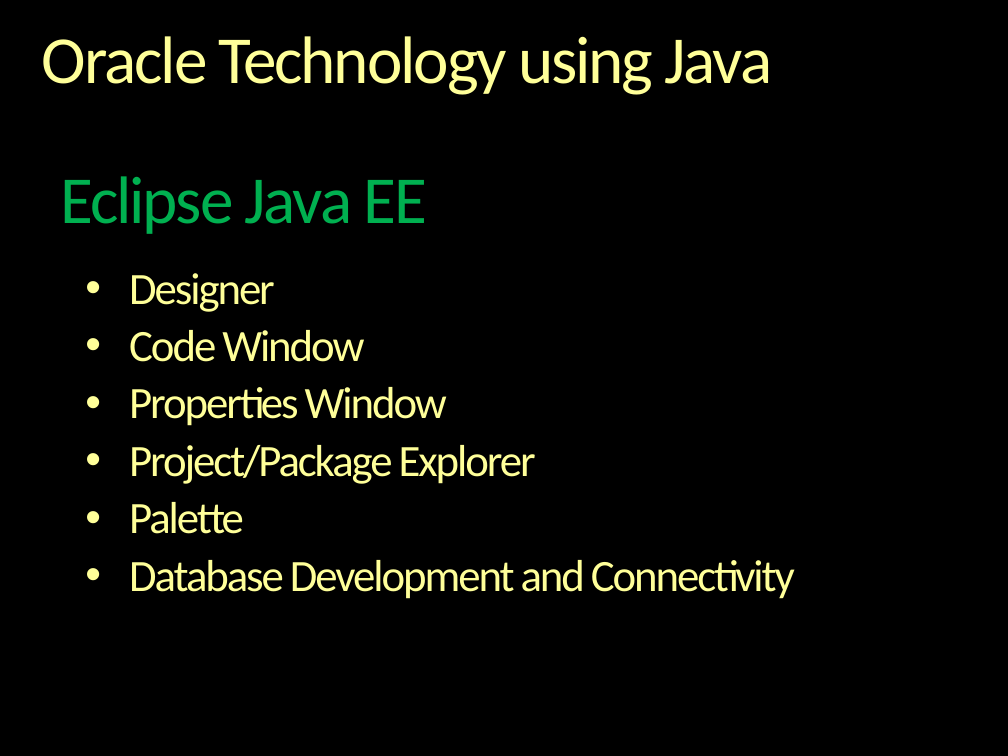
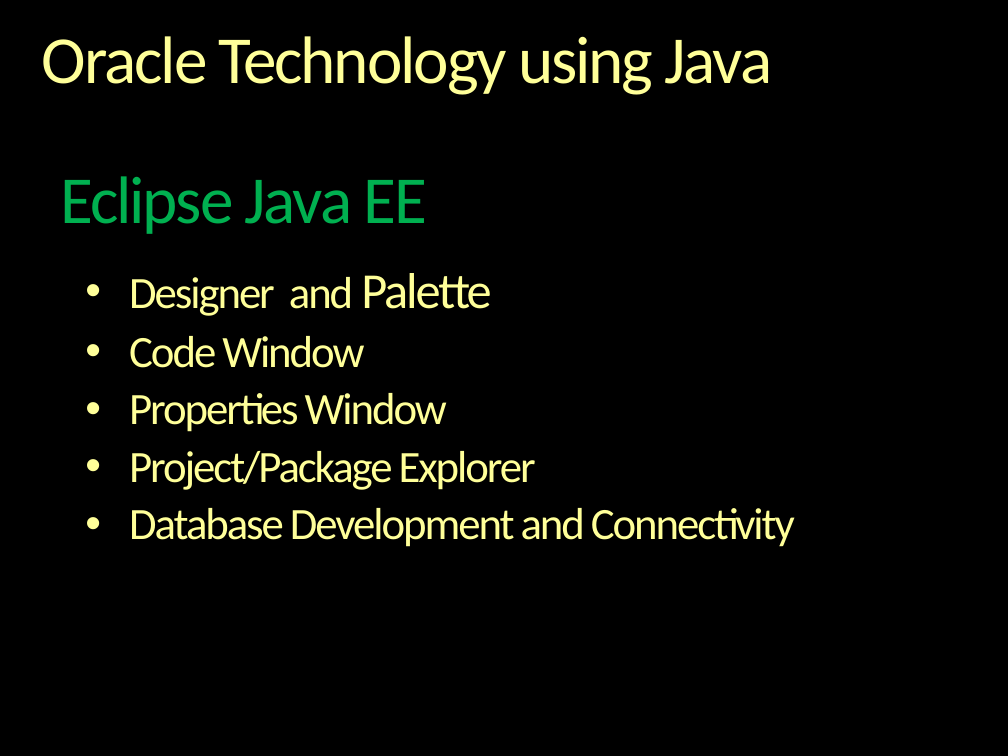
Before and after one commit to alonch/java-travels-experts, a slide deck: slide 7 of src/travelexperts/Developers.pptx. Drawn at 1008x756 pixels with LibreOffice and Linux fonts; fonts in the diff are those of the drawing; background and template pictures are left out. Boxes give left, top, right and bottom in pixels: in the first picture for what was removed or moved away, otherwise in the second. Text is boxed around its words. In the diff, an @@ line names an element or a change of style, - is before the commit and + after.

```diff
--- a/src/travelexperts/Developers.pptx
+++ b/src/travelexperts/Developers.pptx
@@ text at (x1=129, y1=273, x2=491, y2=316): text changed @@
-• Designer
+• Designer and Palette
@@ text at (x1=129, y1=502, x2=244, y2=534): paragraph removed @@
-• Palette
```
Also in this commit, not shown: 4 other slides changed, 1 slide added.
